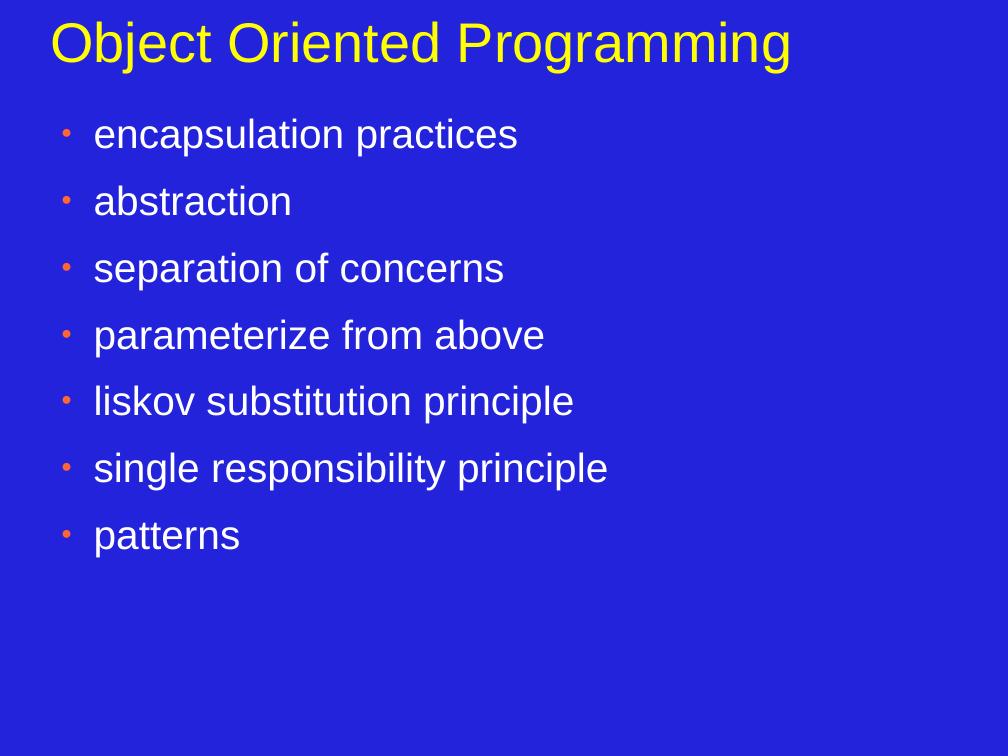
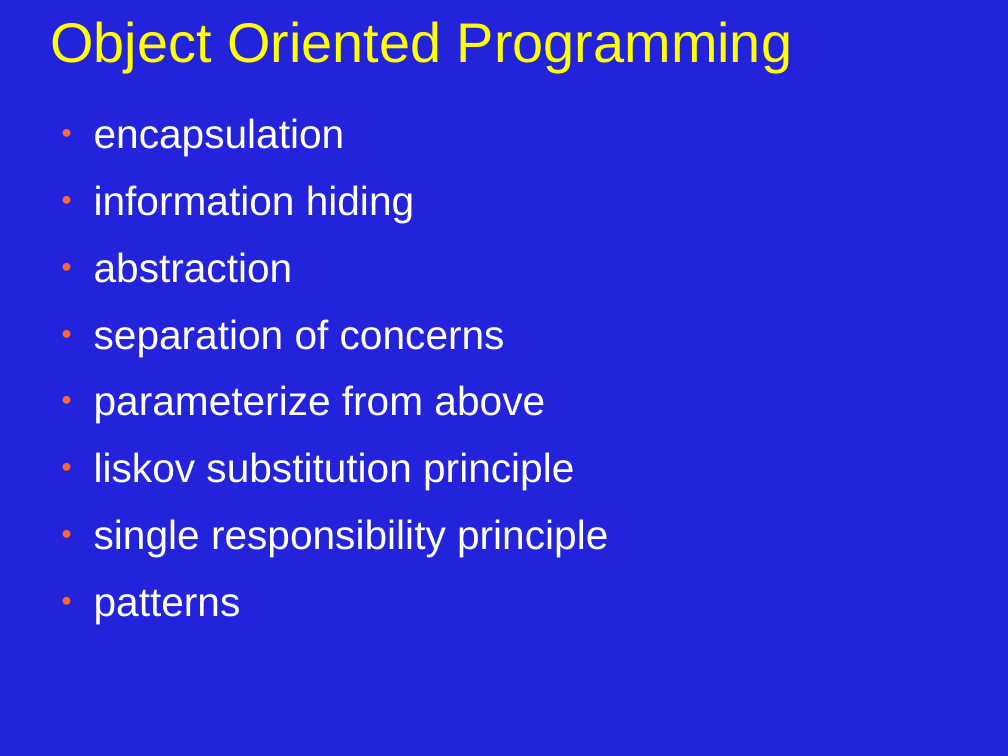
Before and after one commit to JonJagger/two-day-courses, a slide deck: slide 1 of cppf/08_Object_Oriented_Programming.odp. Drawn at 1008x756 pixels with LibreOffice and Linux fonts; fonts in the diff are those of the drawing. Boxes give left, top, right and bottom in pixels: in the first picture for what was removed or moved away, otherwise in the second. Text is boxed around its words. In the diff, an @@ line names an element or a change of style, - is before the commit and + after.

Commit message:
copied slides into summary; ch 8 partially done; went through all slides and tidied up and corrected typos

```diff
--- a/cppf/08_Object_Oriented_Programming.odp
+++ b/cppf/08_Object_Oriented_Programming.odp
@@ text at <box>94,118,414,223</box>: text changed @@
-● encapsulation practices
+● encapsulation
+● information hiding
```
Also in this commit, not shown: 4 other slides changed, 5 slides added, 2 slides removed, 6 other files.
